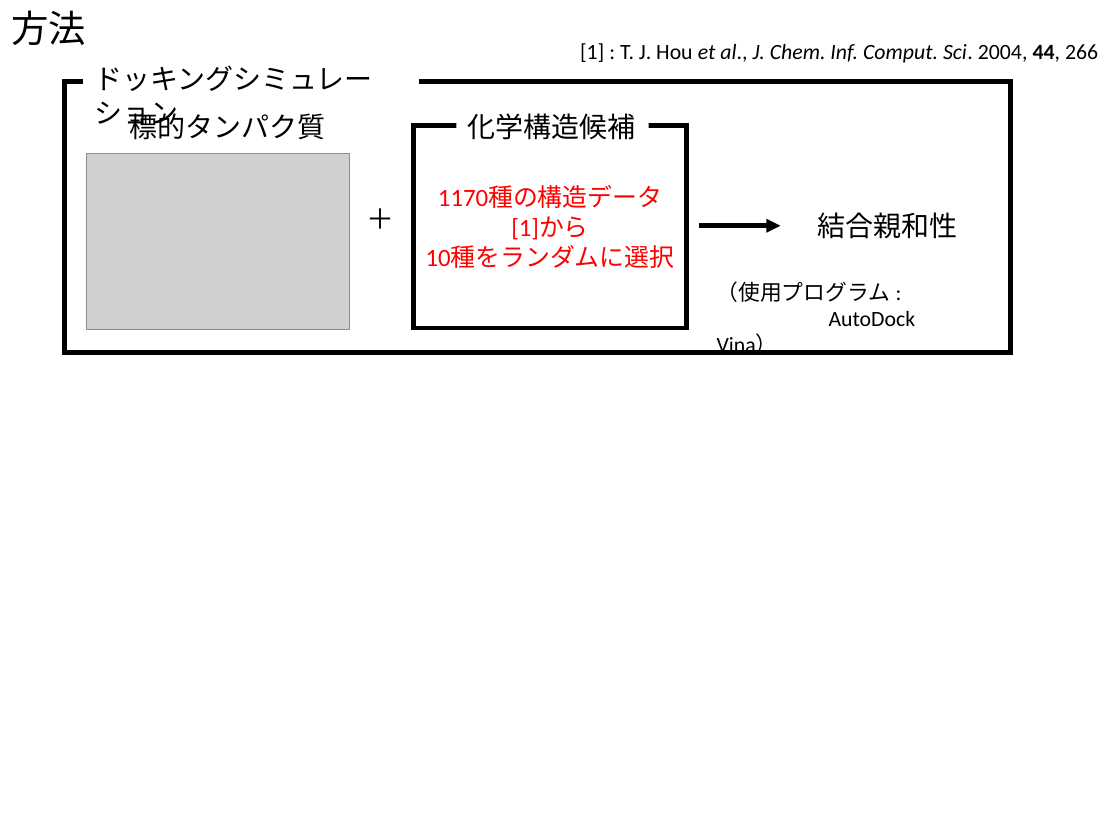
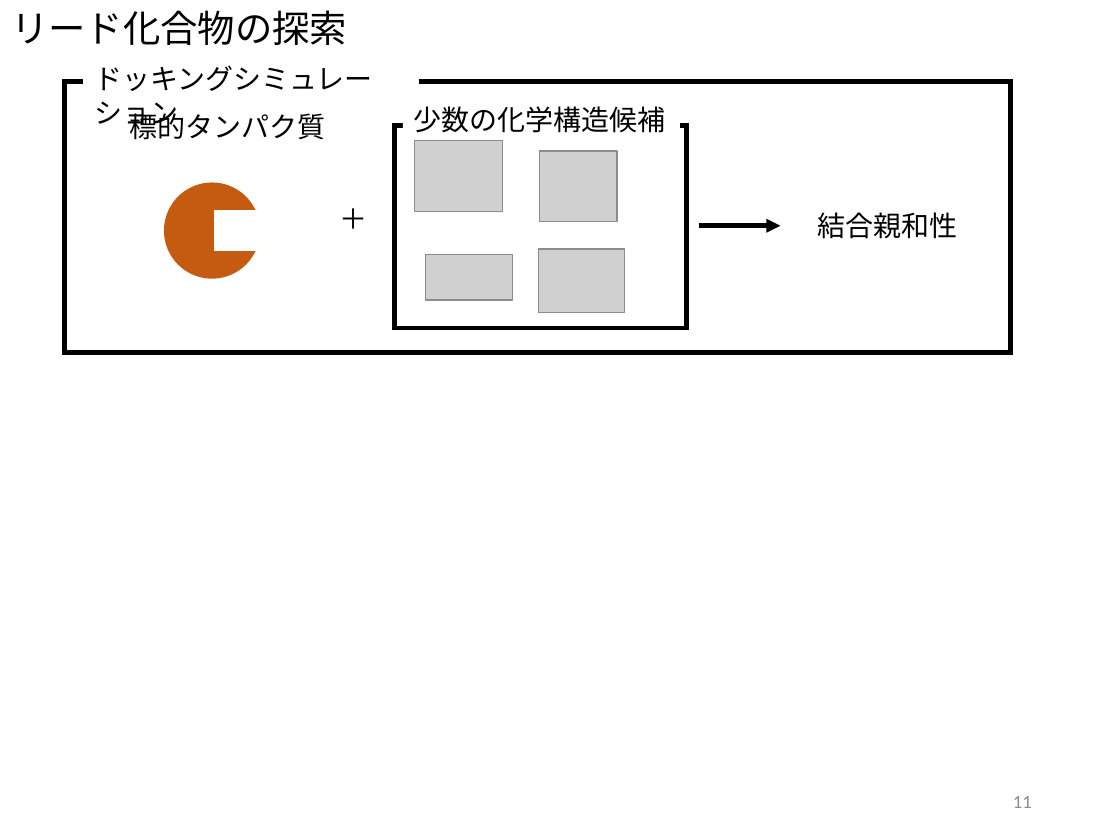
Before and after one commit to miya-dai/system_design, a slide deck: slide 11 of discussion/中間発表.pptx (slide 19 before the commit). Drawn at 1120x840 pixels with LibreOffice and Linux fonts; fonts in the diff are those of the drawing; grey boxes stand for pictures. Boxes give left, top, right and bottom in pixels: in the first picture for what was removed or moved away, otherwise in the second. Text is boxed around its words. In the diff, an @@ line names an element or a change of style, - is before the commit and + after.

```diff
--- a/discussion/中間発表.pptx
+++ b/discussion/中間発表.pptx
@@ text removed at box(11, 10, 86, 45) @@
-方法
@@ text added at box(11, 10, 347, 45), 24 pt, text #000000 @@
+リード化合物の探索
@@ text removed at box(580, 43, 1098, 63) @@
-[1] : T. J. Hou et al., J. Chem. Inf. Comput. Sci. 2004, 44, 266
@@ text at box(414, 106, 666, 133): text changed @@
-化学構造候補
+少数の化学構造候補
@@ rectangle: place and size @@
-rectangle at box(413, 125, 687, 328)
+rectangle at box(394, 125, 685, 328)
@@ picture added at box(414, 140, 503, 211) @@
@@ picture removed at box(87, 153, 349, 329) @@
@@ picture added at box(540, 151, 617, 222) @@
@@ ellipse added at box(164, 183, 260, 279), fill #C55A11 @@
@@ text "＋": place and size @@
-text "＋" at box(356, 196, 407, 241)
+text "＋" at box(329, 196, 380, 241)
@@ text in rectangle at box(426, 186, 674, 268): text removed @@
-1170種の構造データ[1]から
-10種をランダムに選択
@@ rectangle added at box(215, 211, 283, 250), fill #FFFFFF, outline #FFFFFF 1 pt @@
@@ picture added at box(426, 254, 513, 300) @@
@@ picture added at box(539, 249, 625, 312) @@
@@ text removed at box(717, 281, 916, 355) @@
-（使用プログラム :
-AutoDock Vina）
@@ page number added at box(1013, 796, 1032, 808), 12 pt, text #8C8C8C @@
+11
```
Also in this commit, not shown: 20 other slides changed, 3 slides added, 1 slide removed, 1 other file.
